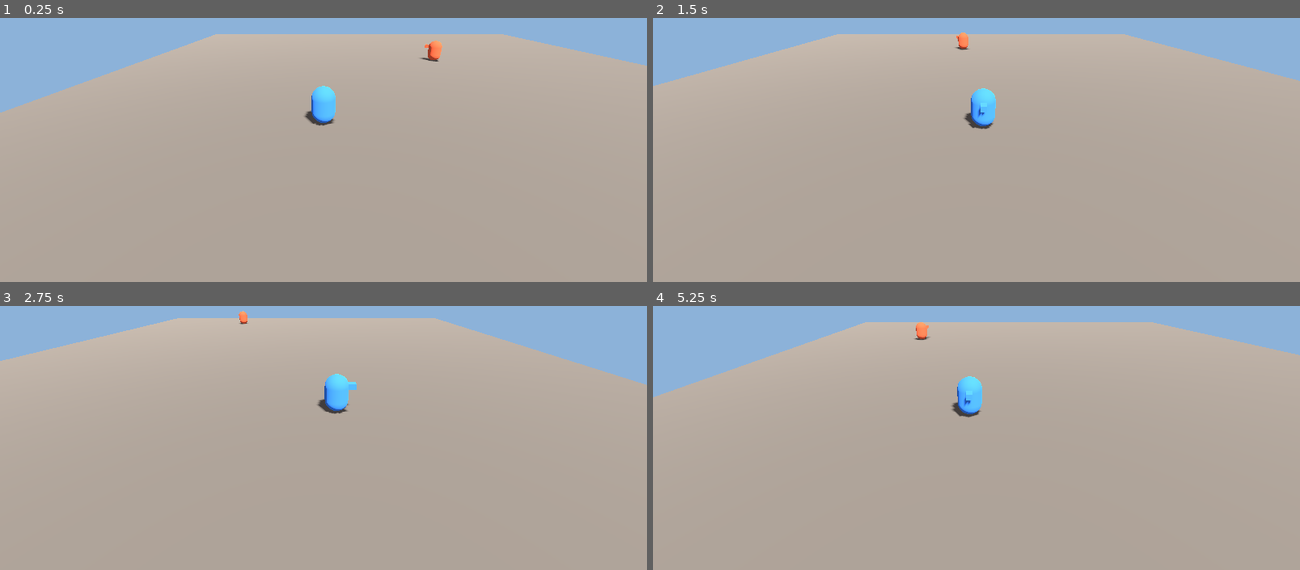
Above: before the commit, frames 1-4 (two rows, left to right).
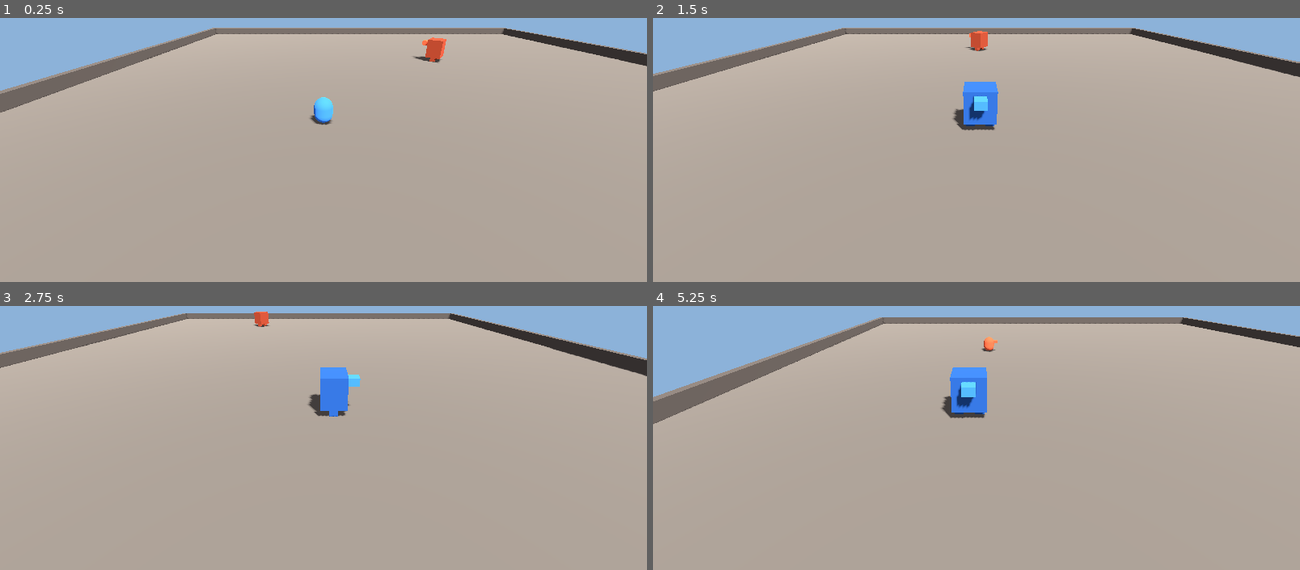
Above: after the commit, the same moments.

Repository: grump606/Scrap-Heap-Heroes
Game: Godot game, scene res://scenes/main.tscn
Two runs of this game, one before a commit and one after it. Both use one fixed random seed, a clock stepped at 60 frames per second and the inputs below.
Inputs (mouse positions are in pixels of both pictures, inside the frame that each line leads up to):
- Up to frame 1 (0.25 s): no input
- Up to frame 2 (1.5 s): tap Enter at 0.5 s; move the mouse to (1118, 81) at 0.52 s; hold D (move_right) 0.53-1.28 s; tap F (switch_form, bound only after the commit) at 0.6, 1.35 s; click (1118, 81) at 0.67 s; move the mouse to (847, 118) at 1.27 s; hold S (move_back) from 1.28 s (still down)
- Up to frame 3 (2.75 s): move the mouse to (388, 308) at 2.02 s; release S (move_back) at 2.03 s; hold D (move_right) from 2.03 s (still down); tap F (switch_form, bound only after the commit) at 2.1 s
- Up to frame 4 (5.25 s): move the mouse to (944, 461) at 2.77 s; release D (move_right) at 2.78 s; hold W (move_forward) 2.78-3.53 s; tap F (switch_form, bound only after the commit) every 0.75 s from 2.85 to 5.1 s; click (944, 461) at 2.92 s; move the mouse to (1170, 443) at 3.52 s; hold A (move_left) 3.53-5.03 s; move the mouse to (782, 335) at 4.27 s; move the mouse to (1008, 387) at 5.02 s; hold S (move_back) from 5.03 s (still down); click (1008, 387) at 5.17 s

The runs differ from the first frame. In frame 1, 4.4% of the frame differs, in the area x 0-100%, y 3-41%; in frame 2, 5.1%; in frame 3, 5.3%; in frame 4, 5.8%, in the area x 0-100%, y 4-45%.

Commit message:
Foundation phase: pet/mech form switching and hero data
- FormSystem applies SWITCH_FORM requests (target form, not a toggle)
  when the cooldown has passed; blocked requests are dropped, not queued.
  FORM_SWITCH event on each switch.
- HeroDef resources in data/heroes/ (wombat, weasel) hold max HP and
  pet/mech move speeds; the app layer loads them and passes them to the
  sim. MatchRules gains form_switch_cooldown (2 s) and loses the per-hero
  values; data_version 2, game version 0.2.0.
- F switches form. Presses are latched per frame so none are dropped or
  repeated when a frame runs zero or several ticks. Bots switch now and then.
- Placeholder pet and mech models with a pop on switch; visible arena walls.
- Tests for switching, cooldown, dropped requests, speeds, input latch,
  bot switches surviving replay, and hero data files.

Co-Authored-By: Claude Opus 5.5 <noreply@anthropic.com>

Diff:
--- /dev/null
+++ b/data/heroes/weasel.tres
@@ -0,0 +1,12 @@
+[gd_resource type="Resource" script_class="HeroDef" load_steps=2 format=3]
+
+[ext_resource type="Script" path="res://game/sim/entities/hero_def.gd" id="1"]
+
+[resource]
+script = ExtResource("1")
+id = &"weasel"
+display_name = "Weasel (Noodle)"
+role = 1
+max_hp = 800
+pet_move_speed = 8.0
+mech_move_speed = 5.5
--- /dev/null
+++ b/data/heroes/wombat.tres
@@ -0,0 +1,12 @@
+[gd_resource type="Resource" script_class="HeroDef" load_steps=2 format=3]
+
+[ext_resource type="Script" path="res://game/sim/entities/hero_def.gd" id="1"]
+
+[resource]
+script = ExtResource("1")
+id = &"wombat"
+display_name = "Wombat (Wilma)"
+role = 0
+max_hp = 1000
+pet_move_speed = 6.5
+mech_move_speed = 4.5
--- a/data/match_rules.tres
+++ b/data/match_rules.tres
@@ -6,6 +6,6 @@
 script = ExtResource("1")
 tick_rate = 60
 arena_half_size = 20.0
-hero_move_speed = 6.0
 hero_acceleration = 40.0
-hero_max_hp = 1000
+form_switch_cooldown = 2.0
+data_version = 2
--- a/game/app/match_runner.gd
+++ b/game/app/match_runner.gd
@@ -41,6 +41,7 @@
 func _process(delta: float) -> void:
 	if session.local != null:
 		session.local.camera_yaw = _camera.yaw
+		session.local.poll_frame_input()
 	for i in clock.advance(delta):
 		var _events := session.step()  # Audio/VFX directors will consume these.
 	_world_view.render(session.prev_snapshot, session.cur_snapshot, clock.alpha())
--- a/game/app/match_session.gd
+++ b/game/app/match_session.gd
@@ -33,8 +33,9 @@
 		_expected_hashes = setup.replay_source.hashes_by_tick()
 
 	for slot in setup.slots:
-		world.add_hero(slot["player_id"], slot["team"], slot["hero_id"], slot["spawn"])
-		replay.add_slot(slot["player_id"], slot["team"], slot["hero_id"], slot["spawn"])
+		var def: HeroDef = slot["hero_def"]
+		world.add_hero(slot["player_id"], slot["team"], def, slot["spawn"])
+		replay.add_slot(slot["player_id"], slot["team"], def.id if def != null else &"", slot["spawn"])
 		controllers.append(_make_controller(slot))
 
 	cur_snapshot = world.snapshot()
--- a/game/app/match_setup.gd
+++ b/game/app/match_setup.gd
@@ -5,10 +5,11 @@
 enum SlotKind { HUMAN = 0, BOT = 1, REPLAY = 2 }
 
 const DEFAULT_RULES_PATH := "res://data/match_rules.tres"
+const HEROES_DIR := "res://data/heroes/"
 
 var match_seed: int
 var rules: MatchRules
-## [{player_id, team, hero_id, kind, spawn}]
+## [{player_id, team, hero_def: HeroDef, kind, spawn}]
 var slots: Array = []
 ## Where REPLAY slots get their commands. Null for a live match.
 var replay_source: ReplayLog
@@ -16,6 +17,15 @@
 
 static func default_rules() -> MatchRules:
 	return load(DEFAULT_RULES_PATH)
+
+
+## The definition for a hero id, from data/heroes/<id>.tres. Null if unknown.
+static func hero_def(hero_id: StringName) -> HeroDef:
+	var path := HEROES_DIR + String(hero_id) + ".tres"
+	if not ResourceLoader.exists(path):
+		push_error("unknown hero '%s' (no %s)" % [hero_id, path])
+		return null
+	return load(path)
 
 
 ## This build's version, stamped on replays (application/config/version).
@@ -29,8 +39,8 @@
 	s.match_seed = p_seed
 	s.rules = p_rules
 	s.slots = [
-		{"player_id": 1, "team": 0, "hero_id": &"wombat", "kind": SlotKind.HUMAN, "spawn": Vector3(-5, 0, 5)},
-		{"player_id": 2, "team": 1, "hero_id": &"weasel", "kind": SlotKind.BOT, "spawn": Vector3(5, 0, -5)},
+		{"player_id": 1, "team": 0, "hero_def": hero_def(&"wombat"), "kind": SlotKind.HUMAN, "spawn": Vector3(-5, 0, 5)},
+		{"player_id": 2, "team": 1, "hero_def": hero_def(&"weasel"), "kind": SlotKind.BOT, "spawn": Vector3(5, 0, -5)},
 	]
 	return s
 
@@ -48,10 +58,14 @@
 	s.replay_source = replay
 	for slot in replay.slots:
 		var sp: Array = slot["spawn"]
+		var def := hero_def(StringName(slot["hero_id"]))
+		if def == null:
+			push_warning("replay rejected: unknown hero '%s'" % slot["hero_id"])
+			return null
 		s.slots.append({
 			"player_id": int(slot["player_id"]),
 			"team": int(slot["team"]),
-			"hero_id": StringName(slot["hero_id"]),
+			"hero_def": def,
 			"kind": SlotKind.REPLAY,
 			"spawn": Vector3(sp[0], sp[1], sp[2]),
 		})
--- a/game/control/bot_controller.gd
+++ b/game/control/bot_controller.gd
@@ -5,6 +5,8 @@
 
 const ARRIVE_DISTANCE := 1.0
 const REPLAN_TICKS := 240
+## Chance of asking for the other form each time it picks a new waypoint.
+const SWITCH_CHANCE := 0.3
 
 var arena_half_size: float
 ## The bot's own seeded RNG. Its decisions are recorded as commands, so
@@ -12,6 +14,7 @@
 var _rng := RandomNumberGenerator.new()
 var _waypoint := Vector2.ZERO
 var _replan_at: int = 0
+var _want_switch := false
 
 
 func _init(p_player_id: int, p_team: int, match_seed: int, p_arena_half_size: float) -> void:
@@ -30,10 +33,16 @@
 	var dir := (_waypoint - pos)
 	if dir.length() > 1.0:
 		dir = dir.normalized()
-	return move_if_changed(tick, dir)
+	var out := move_if_changed(tick, dir)
+	if _want_switch:
+		_want_switch = false
+		out.append(Command.switch_form(player_id, tick, HeroState.other_form(me["form"])))
+	return out
 
 
 func _pick_waypoint(tick: int) -> void:
 	var m := arena_half_size - 2.0
 	_waypoint = Vector2(_rng.randf_range(-m, m), _rng.randf_range(-m, m))
 	_replan_at = tick + REPLAN_TICKS
+	# Asking during cooldown is fine: the sim drops it, as it would a player's.
+	_want_switch = _rng.randf() < SWITCH_CHANCE
--- a/game/control/local_player_controller.gd
+++ b/game/control/local_player_controller.gd
@@ -7,14 +7,39 @@
 ## final world direction travels in the command.
 var camera_yaw: float = 0.0
 ## False while a menu has focus or the window is unfocused.
-var input_enabled: bool = true
+var input_enabled: bool = true:
+	set(v):
+		input_enabled = v
+		if not v:
+			_switch_pressed = false
+
+var _switch_pressed := false
 
 
-func produce_commands(_snapshot: Snapshot, tick: int) -> Array[Command]:
+## Called once per rendered frame, before any ticks run. Button presses are
+## latched here because a frame can run zero ticks (high refresh rate) or
+## several (catch-up): sampling them per tick would drop or repeat them.
+func poll_frame_input() -> void:
+	if input_enabled and Input.is_action_just_pressed("switch_form"):
+		request_switch()
+
+
+## Queues one form switch for the next tick. Tests call this directly.
+func request_switch() -> void:
+	_switch_pressed = true
+
+
+func produce_commands(snapshot: Snapshot, tick: int) -> Array[Command]:
 	var dir := Vector2.ZERO
 	if input_enabled:
 		dir = sample_input().rotated(-camera_yaw)
-	return move_if_changed(tick, dir)
+	var out := move_if_changed(tick, dir)
+	if _switch_pressed:
+		_switch_pressed = false
+		var me := snapshot.hero_for_player(player_id)
+		if not me.is_empty():
+			out.append(Command.switch_form(player_id, tick, HeroState.other_form(me["form"])))
+	return out
 
 
 ## Raw stick/WASD vector, camera-relative. Tests override this.
--- a/game/sim/core/command.gd
+++ b/game/sim/core/command.gd
@@ -34,6 +34,12 @@
 	})
 
 
+## Asks for a form (HeroState.Form). Naming the target form, not "toggle",
+## means a duplicated or replayed command can't flip the hero back.
+static func switch_form(p_player_id: int, p_tick: int, form: int) -> Command:
+	return Command.new(p_player_id, p_tick, Type.SWITCH_FORM, {"form": form})
+
+
 func move_dir() -> Vector2:
 	return Vector2(float(payload.get("x", 0)) / AXIS_MAX, float(payload.get("z", 0)) / AXIS_MAX)
 
--- a/game/sim/core/match_rules.gd
+++ b/game/sim/core/match_rules.gd
@@ -1,12 +1,20 @@
-## Tunable match values. Pure data: no logic beyond defaults.
-## The saved instance lives at res://data/match_rules.tres.
+## Tunable match values. Pure data: no logic beyond defaults and unit helpers.
+## The saved instance lives at res://data/match_rules.tres. Per-hero values
+## live in HeroDef (res://data/heroes/).
 class_name MatchRules
 extends Resource
 
 @export var tick_rate: int = 60
 @export var arena_half_size: float = 20.0
-@export var hero_move_speed: float = 6.0
 @export var hero_acceleration: float = 40.0
-@export var hero_max_hp: int = 1000
-## Bump when any balance value changes, so old replays are rejected, not desynced.
-@export var data_version: int = 1
+## Seconds after a form switch before the next is allowed. Short, but long
+## enough that switching can't be used to dodge everything.
+@export var form_switch_cooldown: float = 2.0
+## Bump when any balance value changes (here or in a HeroDef), so old replays
+## are rejected, not desynced.
+@export var data_version: int = 2
+
+
+## Rounds, so 0.1 s at 60 Hz is 6 ticks, not 7 from float error.
+func seconds_to_ticks(seconds: float) -> int:
+	return roundi(seconds * tick_rate)
--- a/game/sim/core/sim_world.gd
+++ b/game/sim/core/sim_world.gd
@@ -33,7 +33,11 @@
 
 
 ## Returns the new entity id, or -1 if this player already has a hero.
-func add_hero(player_id: int, team: int, hero_id: StringName, spawn: Vector3) -> int:
+## def comes from the app layer (MatchSetup.hero_def); the sim never loads files.
+func add_hero(player_id: int, team: int, def: HeroDef, spawn: Vector3) -> int:
+	if def == null:
+		push_error("player %d has no hero definition" % player_id)
+		return -1
 	if _player_to_entity.has(player_id):
 		push_error("player %d already has a hero" % player_id)
 		return -1
@@ -41,15 +45,21 @@
 	h.entity_id = next_entity_id()
 	h.player_id = player_id
 	h.team = team
-	h.hero_id = hero_id
+	h.hero_id = def.id
+	h.def = def
 	h.position = spawn
-	h.max_hp = rules.hero_max_hp
+	h.max_hp = def.max_hp
 	h.hp = h.max_hp
-	h.move_speed = rules.hero_move_speed
+	h.move_speed = def.move_speed(h.form)
 	heroes[h.entity_id] = h
 	_player_to_entity[player_id] = h.entity_id
-	_pending_events.append(SimEvent.new(SimEvent.Type.HERO_SPAWNED, tick, h.entity_id))
+	emit(SimEvent.new(SimEvent.Type.HERO_SPAWNED, tick, h.entity_id))
 	return h.entity_id
+
+
+## Systems report what happened through this; step() returns the tick's events.
+func emit(event: SimEvent) -> void:
+	_pending_events.append(event)
 
 
 func hero_for_player(player_id: int) -> HeroState:
@@ -71,6 +81,7 @@
 			push_warning("dropping command for tick %d at tick %d" % [cmd.tick, tick])
 			continue
 		_apply(cmd)
+	FormSystem.run(self)
 	MovementSystem.run(self, tick_dt)
 	tick += 1
 	var events := _pending_events
@@ -85,8 +96,10 @@
 	match cmd.type:
 		Command.Type.MOVE:
 			h.move_input = cmd.move_dir().limit_length(1.0)
+		Command.Type.SWITCH_FORM:
+			h.form_request = int(cmd.payload.get("form", HeroState.NO_REQUEST))
 		_:
-			pass  # AIM, ABILITY, SWITCH_FORM arrive with the ability and form systems.
+			pass  # AIM and ABILITY arrive with the ability system.
 
 
 func snapshot() -> Snapshot:
--- /dev/null
+++ b/game/sim/entities/hero_def.gd
@@ -0,0 +1,19 @@
+## Tunable values for one hero. Pure data; the saved instances live in
+## res://data/heroes/<id>.tres. The app layer loads them and hands them to the
+## sim, which never loads files itself. Changing a value means bumping
+## MatchRules.data_version.
+class_name HeroDef
+extends Resource
+
+enum Role { TANK = 0, DAMAGE = 1, SUPPORT = 2 }
+
+@export var id: StringName = &""
+@export var display_name: String = ""
+@export var role: Role = Role.TANK
+@export var max_hp: int = 1000
+@export var pet_move_speed: float = 7.0
+@export var mech_move_speed: float = 4.5
+
+
+func move_speed(form: int) -> float:
+	return mech_move_speed if form == HeroState.Form.MECH else pet_move_speed
--- a/game/sim/entities/hero_state.gd
+++ b/game/sim/entities/hero_state.gd
@@ -5,10 +5,15 @@
 
 enum Form { PET = 0, MECH = 1 }
 
+## No request pending (see form_request).
+const NO_REQUEST := -1
+
 var entity_id: int
 var player_id: int
 var team: int
 var hero_id: StringName
+## Tunables for this hero. Not hashed: MatchRules.data_version covers them.
+var def: HeroDef
 var position: Vector3 = Vector3.ZERO
 var velocity: Vector3 = Vector3.ZERO
 ## Yaw in radians, 0 = facing -Z.
@@ -20,6 +25,14 @@
 var move_speed: float
 ## Latest move intent from commands, held until the next MOVE command.
 var move_input: Vector2 = Vector2.ZERO
+## First tick a form switch is allowed again.
+var switch_ready_tick: int = 0
+## Form asked for this tick by a SWITCH_FORM command; FormSystem consumes it.
+var form_request: int = NO_REQUEST
+
+
+static func other_form(f: int) -> int:
+	return Form.PET if f == Form.MECH else Form.MECH
 
 
 func to_dict() -> Dictionary:
@@ -35,10 +48,11 @@
 		"max_hp": max_hp,
 		"form": form,
 		"mech_energy": mech_energy,
+		"switch_ready_tick": switch_ready_tick,
 	}
 
 
 ## Fields in a fixed order, for hashing. Add new fields at the end.
 func hash_fields() -> Array:
 	return [entity_id, player_id, team, String(hero_id), position, velocity, facing,
-		hp, max_hp, form, mech_energy, move_speed, move_input]
+		hp, max_hp, form, mech_energy, move_speed, move_input, switch_ready_tick, form_request]
--- /dev/null
+++ b/game/sim/systems/form_system.gd
@@ -0,0 +1,24 @@
+## Pet/mech switching. Stateless: all state is in the world.
+##
+## A request is applied when it names the other form and the switch cooldown
+## has passed. Otherwise it is dropped, not queued, so a press during cooldown
+## never fires later by surprise. The mech meter, its drain and the eject
+## arrive with the Core kit.
+class_name FormSystem
+extends RefCounted
+
+
+static func run(world: SimWorld) -> void:
+	var cooldown := world.rules.seconds_to_ticks(world.rules.form_switch_cooldown)
+	for id in world.sorted_hero_ids():
+		var h: HeroState = world.heroes[id]
+		var want := h.form_request
+		h.form_request = HeroState.NO_REQUEST
+		if want == HeroState.NO_REQUEST or want == h.form or not HeroState.Form.values().has(want):
+			continue
+		if world.tick < h.switch_ready_tick:
+			continue
+		h.form = want
+		h.move_speed = h.def.move_speed(want)
+		h.switch_ready_tick = world.tick + cooldown
+		world.emit(SimEvent.new(SimEvent.Type.FORM_SWITCH, world.tick, h.entity_id, {"form": want}))
--- a/game/view/hero_view.gd
+++ b/game/view/hero_view.gd
@@ -1,36 +1,70 @@
 ## Visual for one hero. Holds no gameplay state: it is positioned from
 ## snapshots and interpolated between the last two ticks.
+## Placeholder art: a small capsule for pet form, a chunky box for mech form.
 class_name HeroView
 extends Node3D
 
 const TEAM_COLORS := [Color(0.25, 0.55, 1.0), Color(1.0, 0.4, 0.25)]
+## Scale kick when the form changes, easing back to 1.
+const SWITCH_POP := 1.3
+const POP_SPEED := 12.0
 
 var entity_id: int
+
+var _pet := Node3D.new()
+var _mech := Node3D.new()
+var _form: int = -1
+var _pop: float = 1.0
 
 
 func setup(p_entity_id: int, team: int) -> void:
 	entity_id = p_entity_id
-	var body := MeshInstance3D.new()
-	var capsule := CapsuleMesh.new()
-	capsule.radius = 0.5
-	capsule.height = 1.6
-	body.mesh = capsule
-	body.position.y = 0.8
-	var mat := StandardMaterial3D.new()
-	mat.albedo_color = TEAM_COLORS[team % TEAM_COLORS.size()]
-	body.material_override = mat
-	add_child(body)
-	# A nose so facing is readable.
-	var nose := MeshInstance3D.new()
-	var box := BoxMesh.new()
-	box.size = Vector3(0.25, 0.25, 0.5)
-	nose.mesh = box
-	nose.position = Vector3(0, 1.1, -0.55)
-	nose.material_override = mat
-	add_child(nose)
+	var color: Color = TEAM_COLORS[team % TEAM_COLORS.size()]
+
+	var pet_body := CapsuleMesh.new()
+	pet_body.radius = 0.4
+	pet_body.height = 1.1
+	_add_part(_pet, pet_body, Vector3(0, 0.55, 0), color)
+	_add_part(_pet, _box(Vector3(0.2, 0.2, 0.4)), Vector3(0, 0.75, -0.45), color)
+	add_child(_pet)
+
+	var hull := color.darkened(0.35)
+	_add_part(_mech, _box(Vector3(1.3, 1.4, 1.1)), Vector3(0, 1.0, 0), hull)
+	_add_part(_mech, _box(Vector3(0.5, 0.35, 0.6)), Vector3(0, 1.35, -0.75), color)  # cockpit / nose
+	_add_part(_mech, _box(Vector3(0.35, 0.3, 0.35)), Vector3(-0.4, 0.15, 0), hull)  # feet
+	_add_part(_mech, _box(Vector3(0.35, 0.3, 0.35)), Vector3(0.4, 0.15, 0), hull)
+	add_child(_mech)
 
 
 func render(prev: Dictionary, cur: Dictionary, alpha: float) -> void:
 	var a: Vector3 = prev.get("position", cur["position"])
 	position = a.lerp(cur["position"], alpha)
 	rotation.y = lerp_angle(prev.get("facing", cur["facing"]), cur["facing"], alpha)
+	var form: int = cur["form"]
+	if form != _form:
+		if _form != -1:
+			_pop = SWITCH_POP
+		_form = form
+		_pet.visible = form == HeroState.Form.PET
+		_mech.visible = form == HeroState.Form.MECH
+
+
+func _process(delta: float) -> void:
+	_pop = lerpf(_pop, 1.0, 1.0 - exp(-POP_SPEED * delta))
+	scale = Vector3.ONE * _pop
+
+
+func _box(size: Vector3) -> BoxMesh:
+	var b := BoxMesh.new()
+	b.size = size
+	return b
+
+
+func _add_part(parent: Node3D, mesh: Mesh, at: Vector3, color: Color) -> void:
+	var m := MeshInstance3D.new()
+	m.mesh = mesh
+	m.position = at
+	var mat := StandardMaterial3D.new()
+	mat.albedo_color = color
+	m.material_override = mat
+	parent.add_child(m)
--- a/game/view/world_view.gd
+++ b/game/view/world_view.gd
@@ -15,6 +15,22 @@
 	mat.albedo_color = Color(0.45, 0.42, 0.38)
 	floor_mesh.material_override = mat
 	add_child(floor_mesh)
+
+	# Low walls on the edge the sim clamps heroes to, so the boundary is visible.
+	var wall_mat := StandardMaterial3D.new()
+	wall_mat.albedo_color = Color(0.36, 0.33, 0.3)
+	var t := 0.5
+	var h := 0.8
+	var long := half_size * 2.0 + t * 2.0
+	for side in [Vector3(1, 0, 0), Vector3(-1, 0, 0), Vector3(0, 0, 1), Vector3(0, 0, -1)]:
+		var wall := MeshInstance3D.new()
+		var box := BoxMesh.new()
+		box.size = Vector3(t, h, long) if side.x != 0 else Vector3(long, h, t)
+		wall.mesh = box
+		wall.material_override = wall_mat
+		# Inner face sits on the clamp line; a hero's body may overlap it slightly.
+		wall.position = side * (half_size + t * 0.5) + Vector3(0, h * 0.5, 0)
+		add_child(wall)
 
 	var sun := DirectionalLight3D.new()
 	sun.rotation_degrees = Vector3(-55, 30, 0)
--- a/project.godot
+++ b/project.godot
@@ -6,7 +6,7 @@
 [application]
 
 config/name="Scrap Heap Heroes"
-config/version="0.1.1"
+config/version="0.2.0"
 run/main_scene="res://scenes/main.tscn"
 config/features=PackedStringArray("4.3", "Forward Plus")
 
@@ -43,6 +43,11 @@
 "events": [Object(InputEventKey,"resource_local_to_scene":false,"resource_name":"","device":-1,"window_id":0,"alt_press …(190 unchanged characters)…
 ]
 }
+switch_form={
+"deadzone": 0.2,
+"events": [Object(InputEventKey,"resource_local_to_scene":false,"resource_name":"","device":-1,"window_id":0,"alt_pressed":false,"shift_pressed":false,"ctrl_pressed":false,"meta_pressed":false,"pressed":false,"keycode":0,"physical_keycode":70,"key_label":0,"unicode":0,"location":0,"echo":false,"script":null)
+]
+}
 
 [physics]
 
--- a/tests/run_tests.gd
+++ b/tests/run_tests.gd
@@ -12,6 +12,7 @@
 	"res://tests/sim/test_tick_clock.gd",
 	"res://tests/sim/test_determinism.gd",
 	"res://tests/sim/test_replay.gd",
+	"res://tests/sim/test_forms.gd",
 	"res://tests/sim/test_sim_isolation.gd",
 	"res://tests/sim/test_sim_rng.gd",
 ]
--- a/tests/sim/test_determinism.gd
+++ b/tests/sim/test_determinism.gd
@@ -86,6 +86,6 @@
 func test_second_hero_for_same_player_is_refused() -> void:
 	var w := SimWorld.new(1)
 	expect_error("already has a hero")
-	check(w.add_hero(1, 0, &"wombat", Vector3.ZERO) > 0, "first hero added")
-	check_eq(w.add_hero(1, 0, &"weasel", Vector3.ZERO), -1, "second hero refused")
+	check(w.add_hero(1, 0, HeroDef.new(), Vector3.ZERO) > 0, "first hero added")
+	check_eq(w.add_hero(1, 0, HeroDef.new(), Vector3.ZERO), -1, "second hero refused")
 	check_eq(w.heroes.size(), 1, "only one hero exists")
--- /dev/null
+++ b/tests/sim/test_forms.gd
@@ -0,0 +1,145 @@
+extends TestCase
+
+
+func _def() -> HeroDef:
+	var d := HeroDef.new()
+	d.id = &"test"
+	d.pet_move_speed = 8.0
+	d.mech_move_speed = 4.0
+	return d
+
+
+## One hero in pet form, spawn event already flushed. Default MatchRules.
+func _world() -> SimWorld:
+	var w := SimWorld.new(1)
+	w.add_hero(1, 0, _def(), Vector3.ZERO)
+	w.step([])
+	return w
+
+
+func _switch(w: SimWorld, form: int) -> Array[SimEvent]:
+	var cmds: Array[Command] = [Command.switch_form(1, w.tick, form)]
+	return w.step(cmds)
+
+
+func _cooldown(w: SimWorld) -> int:
+	return w.rules.seconds_to_ticks(w.rules.form_switch_cooldown)
+
+
+func test_switch_to_mech_changes_form_speed_and_emits_event() -> void:
+	var w := _world()
+	var events := _switch(w, HeroState.Form.MECH)
+	var h := w.hero_for_player(1)
+	check_eq(h.form, HeroState.Form.MECH, "now in mech form")
+	check_eq(h.move_speed, 4.0, "mech move speed")
+	check_eq(events.size(), 1, "one event")
+	if events.size() == 1:
+		check_eq(events[0].type, SimEvent.Type.FORM_SWITCH, "FORM_SWITCH event")
+		check_eq(events[0].data.get("form"), HeroState.Form.MECH, "event names the new form")
+
+
+func test_cooldown_blocks_until_it_expires() -> void:
+	var w := _world()
+	var switched_at := w.tick
+	_switch(w, HeroState.Form.MECH)
+	var ready := switched_at + _cooldown(w)
+	check_eq(w.hero_for_player(1).switch_ready_tick, ready, "cooldown set")
+	_switch(w, HeroState.Form.PET)
+	check_eq(w.hero_for_player(1).form, HeroState.Form.MECH, "blocked right after switching")
+	while w.tick < ready - 1:
+		w.step([])
+	_switch(w, HeroState.Form.PET)
+	check_eq(w.hero_for_player(1).form, HeroState.Form.MECH, "blocked one tick early")
+	_switch(w, HeroState.Form.PET)
+	check_eq(w.hero_for_player(1).form, HeroState.Form.PET, "allowed once the cooldown ends")
+
+
+func test_blocked_requests_are_dropped_not_queued() -> void:
+	var w := _world()
+	_switch(w, HeroState.Form.MECH)
+	_switch(w, HeroState.Form.PET)
+	for i in _cooldown(w) + 10:
+		w.step([])
+	check_eq(w.hero_for_player(1).form, HeroState.Form.MECH, "the blocked request never fired")
+
+
+func test_requests_for_current_or_unknown_form_are_ignored() -> void:
+	var w := _world()
+	check(_switch(w, HeroState.Form.PET).is_empty(), "already pet: no event")
+	check(_switch(w, 7).is_empty(), "unknown form: no event")
+	check_eq(w.hero_for_player(1).switch_ready_tick, 0, "no cooldown started")
+
+
+func test_mech_is_slower() -> void:
+	var pet := _world()
+	var mech := _world()
+	_switch(mech, HeroState.Form.MECH)
+	pet.step([])
+	for w in [pet, mech]:
+		for i in 120:
+			var cmds: Array[Command] = []
+			if i == 0:
+				cmds.append(Command.move(1, w.tick, Vector2.RIGHT))
+			w.step(cmds)
+	var px := pet.hero_for_player(1).position.x
+	var mx := mech.hero_for_player(1).position.x
+	check(px > mx and mx > 0.0, "pet went further than mech (pet %.2f, mech %.2f)" % [px, mx])
+
+
+func test_local_press_sends_one_switch() -> void:
+	var s := SimHarness.practice(5, true)
+	s.local.request_switch()
+	s.run(5)
+	var switches := 0
+	for d in s.replay.commands:
+		if int(d["player_id"]) == 1 and int(d["type"]) == Command.Type.SWITCH_FORM:
+			switches += 1
+	check_eq(switches, 1, "one press, one command")
+	check_eq(s.world.hero_for_player(1).form, HeroState.Form.MECH, "human switched to mech")
+
+
+func test_unfocusing_drops_a_pending_press() -> void:
+	var s := SimHarness.practice(5, true)
+	s.local.request_switch()
+	s.local.input_enabled = false
+	s.run(5)
+	check_eq(s.world.hero_for_player(1).form, HeroState.Form.PET, "no switch after focus loss")
+
+
+func test_bots_switch_and_replays_keep_it() -> void:
+	var live := SimHarness.practice(11)
+	live.run(3000)
+	live.finish()
+	var switches := 0
+	for d in live.replay.commands:
+		if int(d["type"]) == Command.Type.SWITCH_FORM:
+			switches += 1
+	check(switches > 0, "bots asked to switch at least once")
+	var re := SimHarness.playback(ReplayLog.from_dict(live.replay.to_dict()))
+	re.run(3000)
+	re.finish()
+	check_eq(re.desync_tick, -1, "replay with form switches stays in sync")
+	check_eq(re.world.state_hash(), live.world.state_hash(), "same final state")
+
+
+func test_hero_data_files_match_their_names() -> void:
+	var dir := DirAccess.open(MatchSetup.HEROES_DIR)
+	check(dir != null, "heroes folder exists")
+	if dir == null:
+		return
+	var count := 0
+	for f in dir.get_files():
+		if not f.ends_with(".tres"):
+			continue
+		count += 1
+		var id := StringName(f.get_basename())
+		var def := MatchSetup.hero_def(id)
+		check(def != null and def.id == id, "%s has id '%s'" % [f, id])
+		if def != null:
+			check(def.pet_move_speed > def.mech_move_speed, "%s: pet is faster than mech" % f)
+	check(count >= 2, "found hero files")
+
+
+func test_unknown_hero_is_reported() -> void:
+	expect_error("unknown hero")
+	check(MatchSetup.hero_def(&"no_such_hero") == null, "null for an unknown id")
Not shown, added: game/sim/entities/hero_def.gd.uid
Not shown, added: game/sim/systems/form_system.gd.uid
Not shown, added: tests/sim/test_forms.gd.uid
Not shown, removed: data/heroes/.gitkeep
Not shown, changed: docs/Scrap_Heap_Heroes_Architecture_Plan.md
